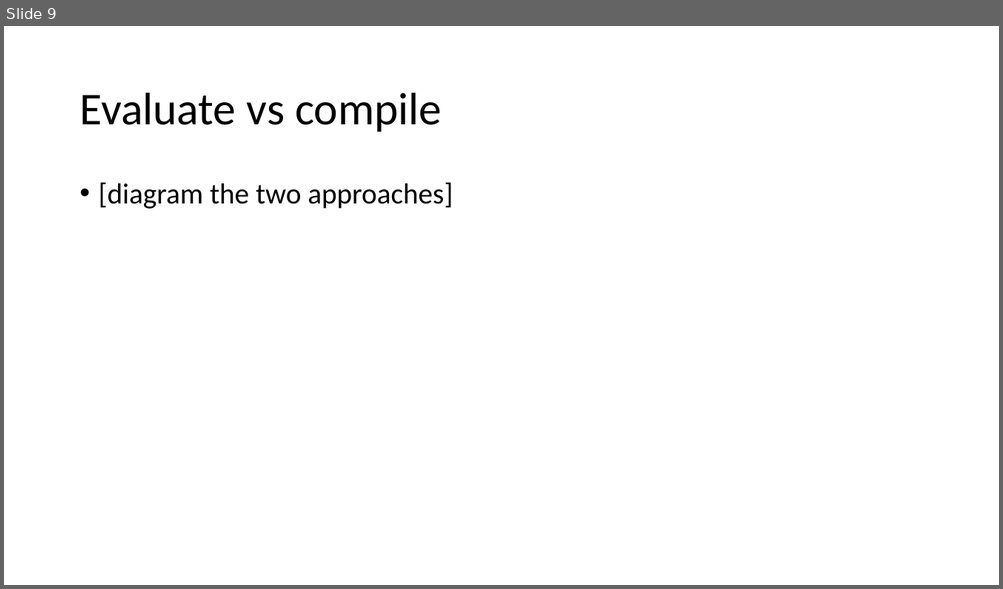
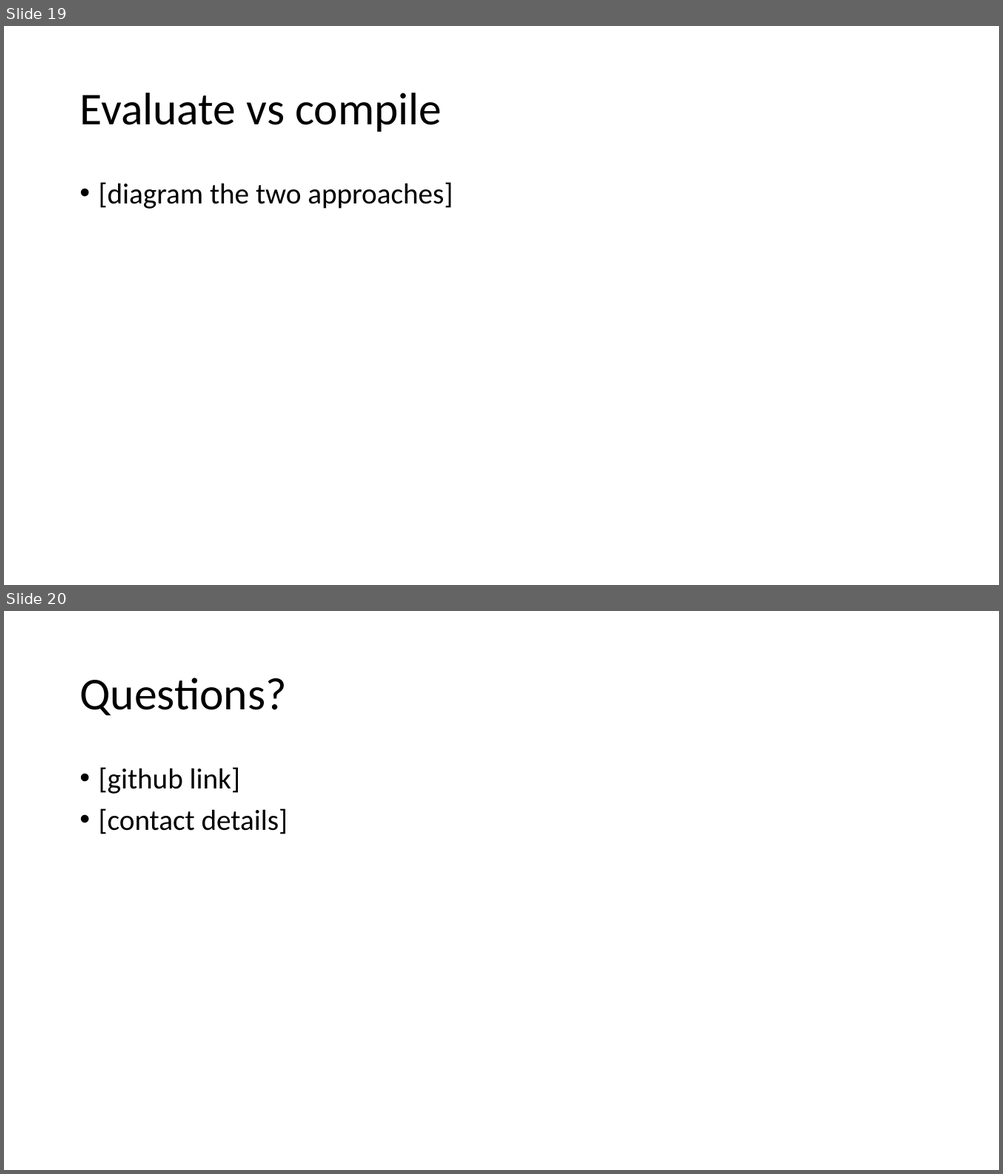
Before and after one commit to AndrewSales/XQS, a slide deck: Markup UK 2023 slides.pptx. Shown one above the other, each under a label of ours: slide 9 before the commit, slides 19 and 20 after it. The pictures are 1003x589 and 1003x1174 pixels, drawn with LibreOffice and Linux fonts; fonts in the diff are those of the drawing. Boxes give left, top, right and bottom in pixels: in the first picture for what was removed or moved away, otherwise in the second. Text is boxed around its words. In the diff, an @@ line names an element or a change of style, - is before the commit and + after.

```diff
--- a/Markup UK 2023 slides.pptx
+++ b/Markup UK 2023 slides.pptx
@@ slide 20 added at (4,611,999,1170), background #FFFFFF @@
@@ title added at (79,678,286,715), 44 pt, text #000000 @@
+Questions?
@@ text added at (99,767,287,834), 28 pt, text #000000 @@
+• [github link]
+• [contact details]
@@ what was slide 9 is now slide 19 @@
```
Also in this commit, not shown: 4 slides changed, 10 other slides added, 1 other file.
